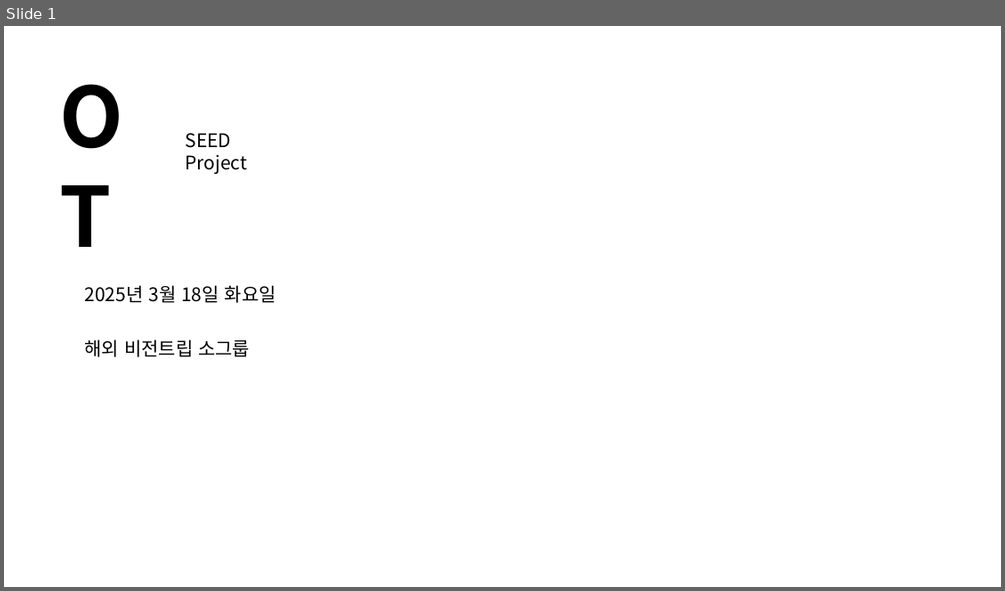
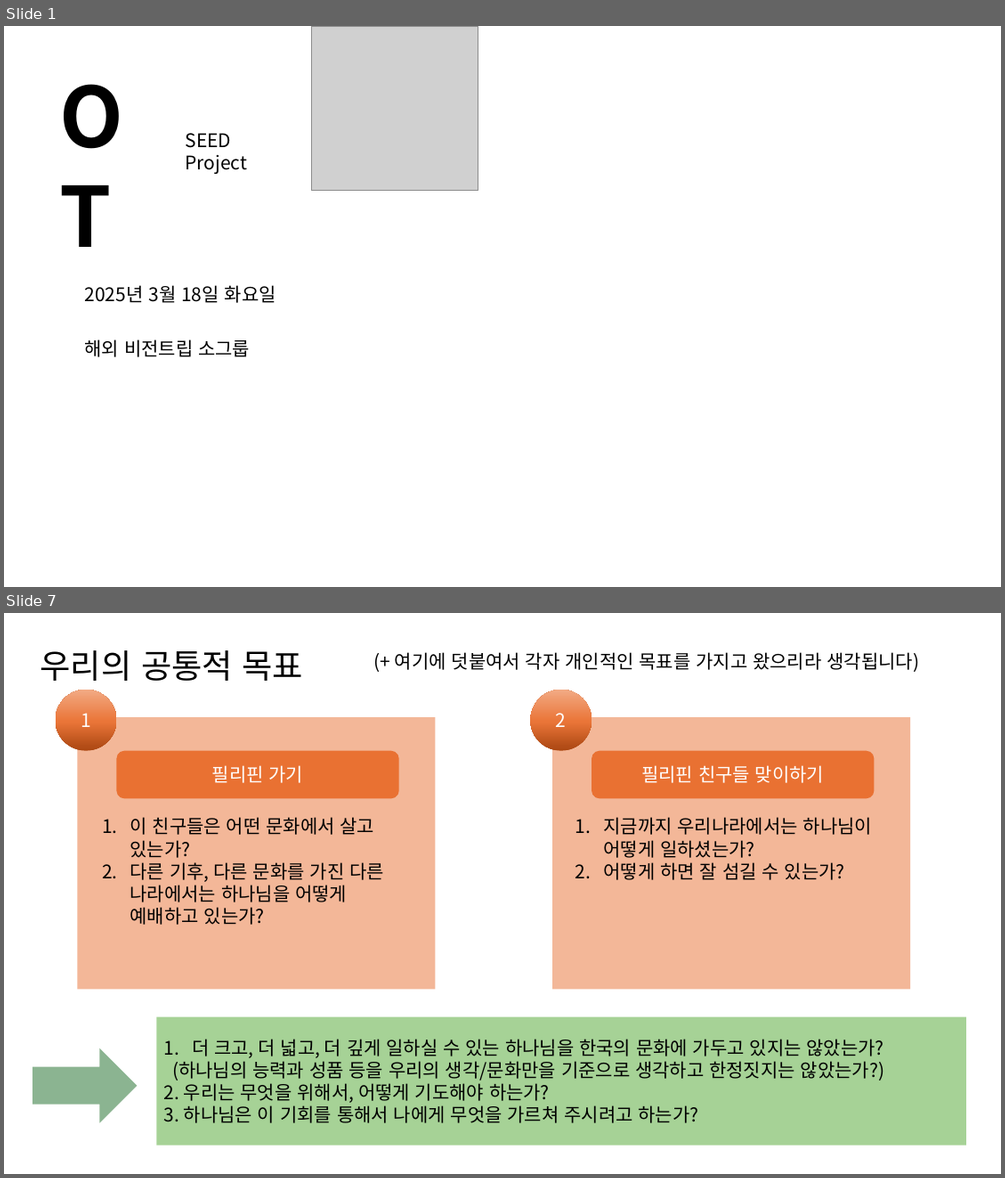
Before and after one commit to 51SB-ANTIMONY/2025-1_UNISTIVF-SEED, a slide deck: PPT/week3_OT, 기도편지 및 회의_20250318.pptx. Shown one above the other, each under a label of ours: slide 1 before the commit, slides 1 and 7 after it; the slides between them are not shown. The pictures are 1005x591 and 1005x1178 pixels, drawn with LibreOffice and Linux fonts; fonts in the diff are those of the drawing; grey boxes stand for pictures. Boxes give left, top, right and bottom in pixels: in the first picture for what was removed or moved away, otherwise in the second. Text is boxed around its words. In the diff, an @@ line names an element or a change of style, - is before the commit and + after.

```diff
--- a/PPT/week3_OT, 기도편지 및 회의_20250318.pptx
+++ b/PPT/week3_OT, 기도편지 및 회의_20250318.pptx
@@ slide 7 added at (4,613,1001,1174), background #FFFFFF @@
@@ text added at (40,650,304,681), 32 pt, text #000000 @@
+우리의 공통적 목표
@@ text added at (395,652,919,672), 18 pt, text #000000 @@
+(+ 여기에 덧붙여서 각자 개인적인 목표를 가지고 왔으리라 생각됩니다)
@@ ellipse added at (56,690,117,751), fill gradient #AB4712 to #EA7538 to #F2AA84, 18 pt, text #FFFFFF @@
+1
@@ ellipse added at (531,690,591,751), fill gradient #AB4712 to #EA7538 to #F2AA84, 18 pt, text #FFFFFF @@
+2
@@ rectangle added at (77,717,436,989), fill #E97132 at 50% opacity @@
@@ rectangle added at (552,717,910,989), fill #E97132 at 50% opacity @@
@@ rounded rectangle added at (117,751,399,798), fill #E97132, 18 pt, text #FFFFFF @@
+필리핀 가기
@@ rounded rectangle added at (591,751,874,798), fill #E97132, 18 pt, text #FFFFFF @@
+필리핀 친구들 맞이하기
@@ text added at (130,817,384,925), 18 pt, text #000000 @@
+1. 이 친구들은 어떤 문화에서 살고 있는가?
+2. 다른 기후, 다른 문화를 가진 다른 나라에서는 하나님을 어떻게 예배하고 있는가?
@@ text added at (604,817,872,880), 18 pt, text #000000 @@
+1. 지금까지 우리나라에서는 하나님이 어떻게 일하셨는가?
+2. 어떻게 하면 잘 섬길 수 있는가?
@@ rectangle added at (156,1017,966,1145), fill #4EA72E at 50% opacity, 18 pt, text #000000 @@
+1. 더 크고, 더 넓고, 더 깊게 일하실 수 있는 하나님을 한국의 문화에 가두고 있지는 않았는가?
+(하나님의 능력과 성품 등을 우리의 생각/문화만을 기준으로 생각하고 한정짓지는 않았는가?)
+2. 우리는 무엇을 위해서, 어떻게 기도해야 하는가?
+3. 하나님은 이 기회를 통해서 나에게 무엇을 가르쳐 주시려고 하는가?
@@ right arrow added at (32,1048,137,1123), fill #196B24 at 50% opacity @@
@@ slide 1 changed as well @@
@@ picture added at (311,26,478,191) @@
```
Also in this commit, not shown: 15 other slides added, 1 slide removed, 1 other file.
